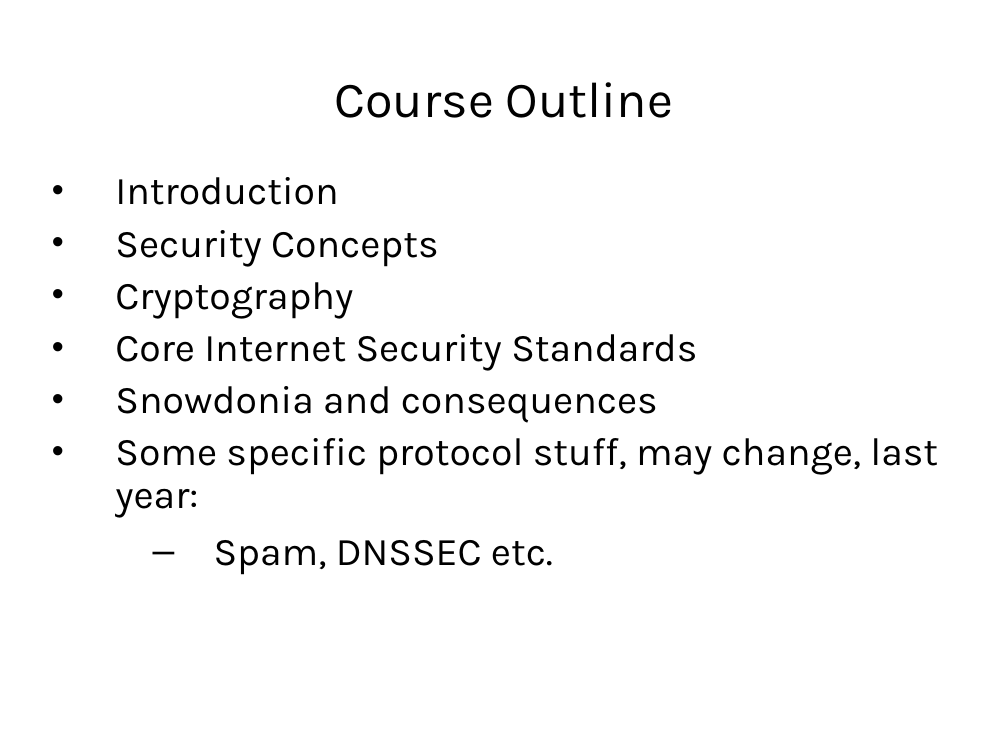
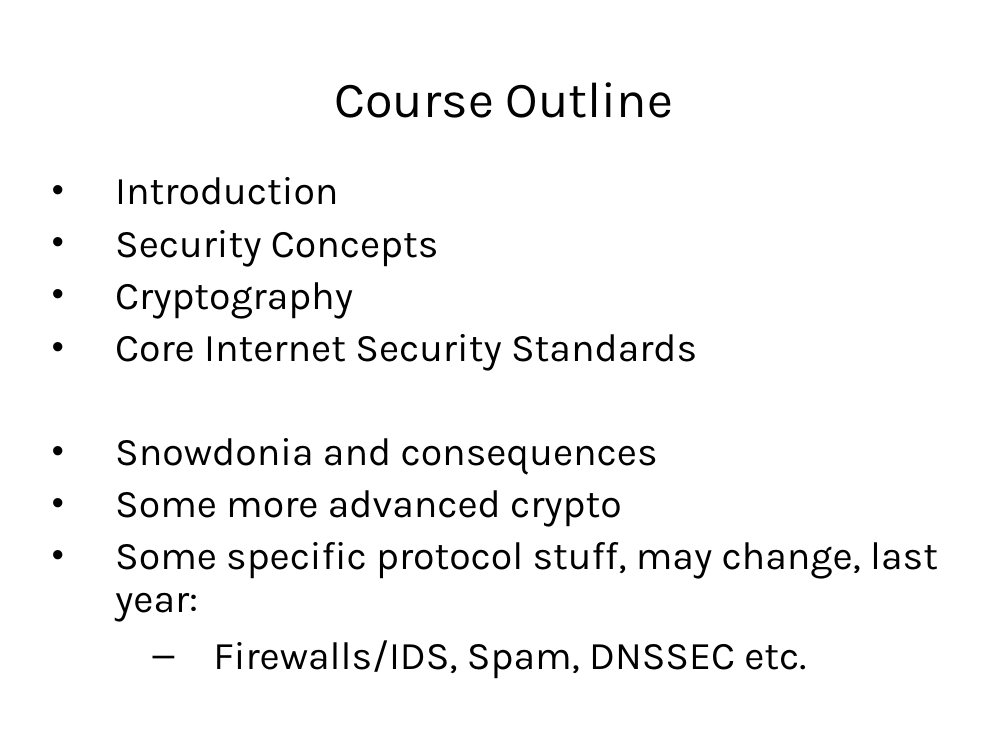
Before and after one commit to sftcd/cs7053, a slide deck: slide 5 of lectures/01-intro/01-intro.ppt. Drawn at 1008x756 pixels with LibreOffice and Linux fonts; fonts in the diff are those of the drawing. Boxes give left, top, right and bottom in pixels: in the first picture for what was removed or moved away, otherwise in the second. Text is boxed around its words. In the diff, an @@ line names an element or a change of style, - is before the commit and + after.

Commit message:
tweaked outline

```diff
--- a/lectures/01-intro/01-intro.ppt
+++ b/lectures/01-intro/01-intro.ppt
@@ text at (115,490,622,527): paragraph added @@
+• Some more advanced crypto
@@ text at (213,640,806,679): text changed @@
-  – Spam, DNSSEC etc.
+  – Firewalls/IDS, Spam, DNSSEC etc.
```
Also in this commit, not shown: 9 other slides changed.
